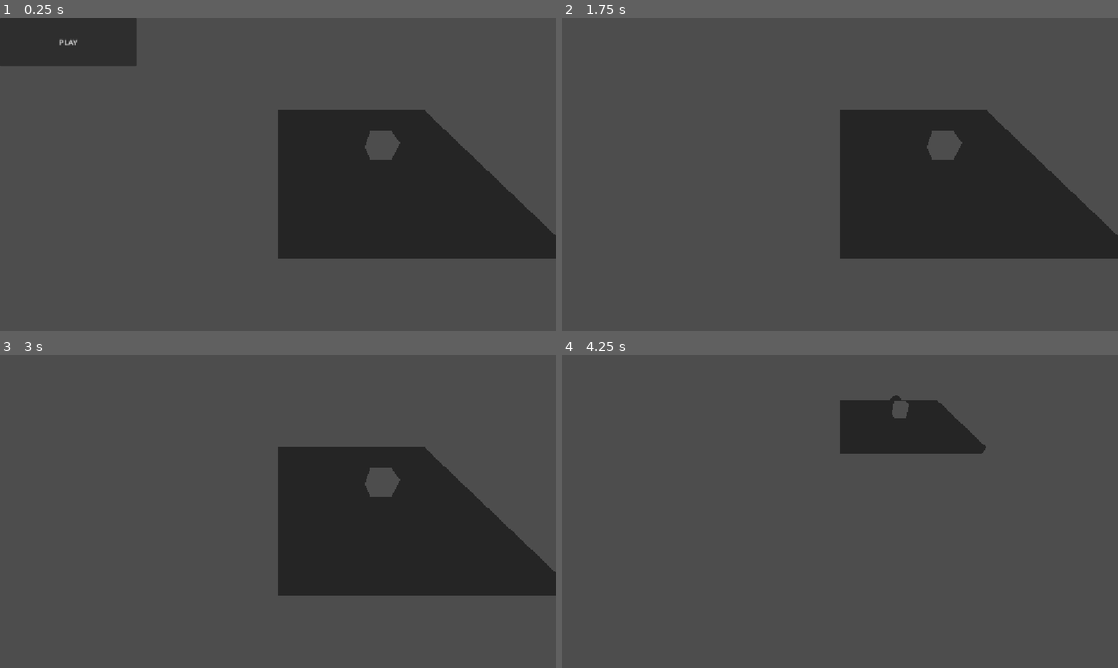
Above: before the commit, frames 1-4 (two rows, left to right).
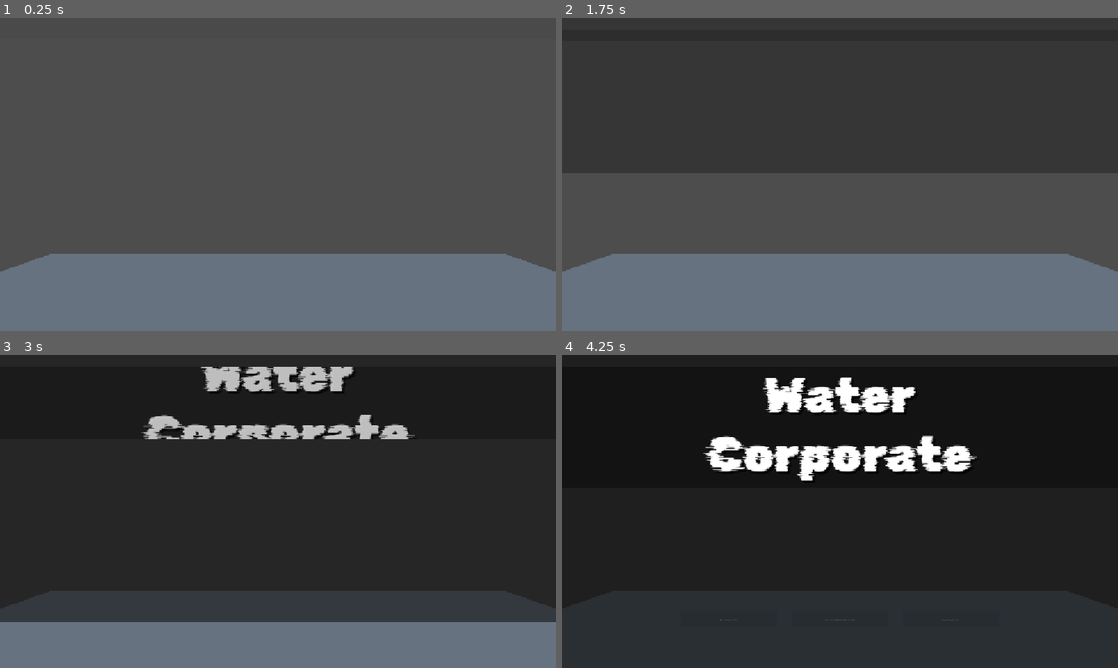
Above: after the commit, the same moments.

Repository: WolfYD3v/Water-Corporate-V2-REPOSITORY
Game: Godot game, scene res://scenes/map/map.tscn
Two runs of this game, one before a commit and one after it. Both use one fixed random seed, a clock stepped at 60 frames per second and the inputs below.
Inputs (mouse positions are in pixels of both pictures, inside the frame that each line leads up to):
- Up to frame 1 (0.25 s): no input
- Up to frame 2 (1.75 s): click (628, 43) at 0.5 s, where only the run before the commit has a clickable "PLAY"; tap Enter at 1.25 s; move the mouse to (962, 158) at 1.27 s; hold Right from 1.28 s (still down); click (962, 158) at 1.42 s
- Up to frame 3 (3 s): move the mouse to (166, 527) at 2.02 s; release Right at 2.03 s; hold Down 2.03-2.78 s; move the mouse to (333, 442) at 2.77 s; hold Right from 2.78 s (still down)
- Up to frame 4 (4.25 s): move the mouse to (812, 574) at 3.52 s; release Right at 3.53 s; hold Up from 3.53 s (still down); click (812, 574) at 3.67 s

The runs differ from the first frame. In frame 1, 46% of the frame differs, in the area x 0-100%, y 0-100%; in frame 2, 40%; in frame 3, 82%; in frame 4, 97%.

Commit message:
Main menu updated

Diff:
--- a/assets/themes/2d_menus_theme.tres
+++ b/assets/themes/2d_menus_theme.tres
@@ -1,3 +1,13 @@
-[gd_resource type="Theme" format=3 uid="uid://be0hqd80yp6ll"]
+[gd_resource type="Theme" load_steps=2 format=3 uid="uid://be0hqd80yp6ll"]
+
+[ext_resource type="FontFile" uid="uid://caosmfkg8t72b" path="res://assets/fonts/Rubik_Glitch/RubikGlitch-Regular.ttf" id="1_fwah3"]
 
 [resource]
+Label/colors/font_color = Color(1, 1, 1, 1)
+Label/colors/font_outline_color = Color(0, 0, 0, 1)
+Label/colors/font_shadow_color = Color(0, 0, 0, 0.5882353)
+Label/constants/outline_size = 5
+Label/constants/shadow_offset_x = 5
+Label/constants/shadow_offset_y = 5
+Label/font_sizes/font_size = 15
+Label/fonts/font = ExtResource("1_fwah3")
--- a/scenes/main_menu/main_menu.gd
+++ b/scenes/main_menu/main_menu.gd
@@ -1,9 +1,28 @@
 extends Control
 class_name MainMenu
+
+signal quitted
+
+@onready var animation_player: AnimationPlayer = $AnimationPlayer
+@onready var buttons: HBoxContainer = $Buttons
 
 func _ready() -> void:
 	get_tree().paused = true
 
+	hide()
+	animation_player.play("MainMenuAnims/OpenMenu")
+	show()
+
 func _on_play_button_pressed() -> void:
+	animation_player.play("MainMenuAnims/CloseMenu")
+	await animation_player.animation_finished
 	hide()
 	get_tree().paused = false
+	quitted.emit()
+
+func _on_quit_button_pressed() -> void:
+	get_tree().quit()
+
+func set_buttons_disable(value: bool) -> void:
+	for button: Button in buttons.get_children():
+		button.disabled = value
--- a/scenes/main_menu/main_menu.tscn
+++ b/scenes/main_menu/main_menu.tscn
@@ -1,10 +1,256 @@
-[gd_scene load_steps=3 format=3 uid="uid://d1absskdpac15"]
+[gd_scene load_steps=8 format=3 uid="uid://d1absskdpac15"]
 
 [ext_resource type="Theme" uid="uid://be0hqd80yp6ll" path="res://assets/themes/2d_menus_theme.tres" id="1_0ebjn"]
 [ext_resource type="Script" uid="uid://c7ugmud65b1fs" path="res://scenes/main_menu/main_menu.gd" id="1_fsom3"]
 
+[sub_resource type="Animation" id="Animation_uqeha"]
+length = 0.001
+tracks/0/type = "value"
+tracks/0/imported = false
+tracks/0/enabled = true
+tracks/0/path = NodePath(".:size")
+tracks/0/interp = 1
+tracks/0/loop_wrap = true
+tracks/0/keys = {
+"times": PackedFloat32Array(0),
+"transitions": PackedFloat32Array(1),
+"update": 0,
+"values": [Vector2(1152, 648)]
+}
+tracks/1/type = "value"
+tracks/1/imported = false
+tracks/1/enabled = true
+tracks/1/path = NodePath("BlackOverlay:color")
+tracks/1/interp = 1
+tracks/1/loop_wrap = true
+tracks/1/keys = {
+"times": PackedFloat32Array(0),
+"transitions": PackedFloat32Array(1),
+"update": 0,
+"values": [Color(0, 0, 0, 0.5882353)]
+}
+tracks/2/type = "value"
+tracks/2/imported = false
+tracks/2/enabled = true
+tracks/2/path = NodePath("Buttons:scale")
+tracks/2/interp = 1
+tracks/2/loop_wrap = true
+tracks/2/keys = {
+"times": PackedFloat32Array(0),
+"transitions": PackedFloat32Array(1),
+"update": 0,
+"values": [Vector2(1, 1)]
+}
+tracks/3/type = "value"
+tracks/3/imported = false
+tracks/3/enabled = true
+tracks/3/path = NodePath("GameNameArea:size")
+tracks/3/interp = 1
+tracks/3/loop_wrap = true
+tracks/3/keys = {
+"times": PackedFloat32Array(0),
+"transitions": PackedFloat32Array(1),
+"update": 0,
+"values": [Vector2(1152, 251)]
+}
+tracks/4/type = "value"
+tracks/4/imported = false
+tracks/4/enabled = true
+tracks/4/path = NodePath("GameNameArea:modulate")
+tracks/4/interp = 1
+tracks/4/loop_wrap = true
+tracks/4/keys = {
+"times": PackedFloat32Array(0),
+"transitions": PackedFloat32Array(1),
+"update": 0,
+"values": [Color(1, 1, 1, 1)]
+}
+tracks/5/type = "value"
+tracks/5/imported = false
+tracks/5/enabled = true
+tracks/5/path = NodePath("Buttons:modulate")
+tracks/5/interp = 1
+tracks/5/loop_wrap = true
+tracks/5/keys = {
+"times": PackedFloat32Array(0),
+"transitions": PackedFloat32Array(1),
+"update": 0,
+"values": [Color(1, 1, 1, 1)]
+}
+tracks/6/type = "value"
+tracks/6/imported = false
+tracks/6/enabled = true
+tracks/6/path = NodePath(".:modulate")
+tracks/6/interp = 1
+tracks/6/loop_wrap = true
+tracks/6/keys = {
+"times": PackedFloat32Array(0),
+"transitions": PackedFloat32Array(1),
+"update": 0,
+"values": [Color(1, 1, 1, 1)]
+}
+tracks/7/type = "value"
+tracks/7/imported = false
+tracks/7/enabled = true
+tracks/7/path = NodePath(".:scale")
+tracks/7/interp = 1
+tracks/7/loop_wrap = true
+tracks/7/keys = {
+"times": PackedFloat32Array(0),
+"transitions": PackedFloat32Array(1),
+"update": 0,
+"values": [Vector2(1, 1)]
+}
+
+[sub_resource type="AnimationLibrary" id="AnimationLibrary_wem23"]
+_data = {
+&"RESET": SubResource("Animation_uqeha")
+}
+
+[sub_resource type="Animation" id="Animation_0ebjn"]
+resource_name = "dd"
+length = 5.0
+tracks/0/type = "value"
+tracks/0/imported = false
+tracks/0/enabled = true
+tracks/0/path = NodePath(".:size")
+tracks/0/interp = 1
+tracks/0/loop_wrap = true
+tracks/0/keys = {
+"times": PackedFloat32Array(0, 3.5, 5),
+"transitions": PackedFloat32Array(1, 1, 1),
+"update": 0,
+"values": [Vector2(1152, 0), Vector2(1152, 648), Vector2(1152, 648)]
+}
+tracks/1/type = "value"
+tracks/1/imported = false
+tracks/1/enabled = true
+tracks/1/path = NodePath("BlackOverlay:color")
+tracks/1/interp = 1
+tracks/1/loop_wrap = true
+tracks/1/keys = {
+"times": PackedFloat32Array(0, 3.5, 5),
+"transitions": PackedFloat32Array(1, 1, 1),
+"update": 0,
+"values": [Color(0, 0, 0, 0), Color(0, 0, 0, 0.5882353), Color(0, 0, 0, 0.5882353)]
+}
+tracks/2/type = "value"
+tracks/2/imported = false
+tracks/2/enabled = true
+tracks/2/path = NodePath("Buttons:scale")
+tracks/2/interp = 1
+tracks/2/loop_wrap = true
+tracks/2/keys = {
+"times": PackedFloat32Array(0, 3.8, 5),
+"transitions": PackedFloat32Array(1, 1, 1),
+"update": 0,
+"values": [Vector2(1, 0.01), Vector2(1, 0.01), Vector2(1, 1)]
+}
+tracks/3/type = "value"
+tracks/3/imported = false
+tracks/3/enabled = true
+tracks/3/path = NodePath("GameNameArea:size")
+tracks/3/interp = 1
+tracks/3/loop_wrap = true
+tracks/3/keys = {
+"times": PackedFloat32Array(0, 1.5, 4, 5),
+"transitions": PackedFloat32Array(1, 1, 1, 1),
+"update": 0,
+"values": [Vector2(1152, 0), Vector2(1152, 0), Vector2(1152, 251), Vector2(1152, 251)]
+}
+tracks/4/type = "value"
+tracks/4/imported = false
+tracks/4/enabled = true
+tracks/4/path = NodePath("GameNameArea:modulate")
+tracks/4/interp = 1
+tracks/4/loop_wrap = true
+tracks/4/keys = {
+"times": PackedFloat32Array(0, 1.5, 4, 5),
+"transitions": PackedFloat32Array(1, 1, 1, 1),
+"update": 0,
+"values": [Color(1, 1, 1, 0), Color(1, 1, 1, 0.35000002), Color(1, 1, 1, 1), Color(1, 1, 1, 1)]
+}
+tracks/5/type = "value"
+tracks/5/imported = false
+tracks/5/enabled = true
+tracks/5/path = NodePath("Buttons:modulate")
+tracks/5/interp = 1
+tracks/5/loop_wrap = true
+tracks/5/keys = {
+"times": PackedFloat32Array(0, 3.8, 5),
+"transitions": PackedFloat32Array(1, 1, 1),
+"update": 0,
+"values": [Color(1, 1, 1, 0), Color(1, 1, 1, 0), Color(1, 1, 1, 1)]
+}
+tracks/6/type = "method"
+tracks/6/imported = false
+tracks/6/enabled = true
+tracks/6/path = NodePath(".")
+tracks/6/interp = 1
+tracks/6/loop_wrap = true
+tracks/6/keys = {
+"times": PackedFloat32Array(0, 5),
+"transitions": PackedFloat32Array(1, 1),
+"values": [{
+"args": [true],
+"method": &"set_buttons_disable"
+}, {
+"args": [false],
+"method": &"set_buttons_disable"
+}]
+}
+
+[sub_resource type="Animation" id="Animation_ob46e"]
+resource_name = "CloseMenu"
+length = 3.0
+tracks/0/type = "value"
+tracks/0/imported = false
+tracks/0/enabled = true
+tracks/0/path = NodePath(".:modulate")
+tracks/0/interp = 1
+tracks/0/loop_wrap = true
+tracks/0/keys = {
+"times": PackedFloat32Array(0, 3),
+"transitions": PackedFloat32Array(1, 1),
+"update": 0,
+"values": [Color(1, 1, 1, 1), Color(1, 1, 1, 0)]
+}
+tracks/1/type = "value"
+tracks/1/imported = false
+tracks/1/enabled = true
+tracks/1/path = NodePath(".:scale")
+tracks/1/interp = 1
+tracks/1/loop_wrap = true
+tracks/1/keys = {
+"times": PackedFloat32Array(0, 3),
+"transitions": PackedFloat32Array(1, 1),
+"update": 0,
+"values": [Vector2(1, 1), Vector2(1.5, 1.5)]
+}
+tracks/2/type = "method"
+tracks/2/imported = false
+tracks/2/enabled = true
+tracks/2/path = NodePath(".")
+tracks/2/interp = 1
+tracks/2/loop_wrap = true
+tracks/2/keys = {
+"times": PackedFloat32Array(0),
+"transitions": PackedFloat32Array(1),
+"values": [{
+"args": [true],
+"method": &"set_buttons_disable"
+}]
+}
+
+[sub_resource type="AnimationLibrary" id="AnimationLibrary_uqeha"]
+_data = {
+&"CloseMenu": SubResource("Animation_ob46e"),
+&"OpenMenu": SubResource("Animation_0ebjn")
+}
+
 [node name="MainMenu" type="Control"]
 process_mode = 3
+clip_contents = true
 layout_mode = 3
 anchors_preset = 15
 anchor_right = 1.0
@@ -14,16 +260,73 @@
 theme = ExtResource("1_0ebjn")
 script = ExtResource("1_fsom3")
 
-[node name="Buttons" type="VBoxContainer" parent="."]
+[node name="BlackOverlay" type="ColorRect" parent="."]
 layout_mode = 1
-anchors_preset = 9
+anchors_preset = 15
+anchor_right = 1.0
 anchor_bottom = 1.0
-offset_right = 283.0
+grow_horizontal = 2
 grow_vertical = 2
+color = Color(0, 0, 0, 0.5882353)
+
+[node name="Buttons" type="HBoxContainer" parent="."]
+clip_contents = true
+layout_mode = 1
+anchors_preset = 12
+anchor_top = 1.0
+anchor_right = 1.0
+anchor_bottom = 1.0
+offset_top = -117.0
+offset_bottom = -26.0
+grow_horizontal = 2
+grow_vertical = 0
+theme_override_constants/separation = 30
+alignment = 1
 
 [node name="PlayButton" type="Button" parent="Buttons"]
-custom_minimum_size = Vector2(0, 100)
+custom_minimum_size = Vector2(200, 0)
 layout_mode = 2
 text = "PLAY"
 
+[node name="CreditsButton" type="Button" parent="Buttons"]
+custom_minimum_size = Vector2(200, 0)
+layout_mode = 2
+text = "CREDITS"
+
+[node name="QuitButton" type="Button" parent="Buttons"]
+custom_minimum_size = Vector2(200, 0)
+layout_mode = 2
+text = "QUIT"
+
+[node name="GameNameArea" type="ColorRect" parent="."]
+clip_contents = true
+layout_mode = 1
+anchors_preset = 10
+anchor_right = 1.0
+offset_top = 25.0
+offset_bottom = 276.0
+grow_horizontal = 2
+color = Color(0, 0, 0, 0.39215687)
+
+[node name="GameNameLabel" type="Label" parent="GameNameArea"]
+layout_mode = 1
+anchors_preset = 15
+anchor_right = 1.0
+anchor_bottom = 1.0
+offset_bottom = 4.0
+grow_horizontal = 2
+grow_vertical = 2
+theme_override_constants/outline_size = 0
+theme_override_font_sizes/font_size = 100
+text = "Water
+Corporate"
+horizontal_alignment = 1
+
+[node name="AnimationPlayer" type="AnimationPlayer" parent="."]
+libraries = {
+&"": SubResource("AnimationLibrary_wem23"),
+&"MainMenuAnims": SubResource("AnimationLibrary_uqeha")
+}
+
 [connection signal="pressed" from="Buttons/PlayButton" to="." method="_on_play_button_pressed"]
+[connection signal="pressed" from="Buttons/QuitButton" to="." method="_on_quit_button_pressed"]
--- a/scenes/map/map.gd
+++ b/scenes/map/map.gd
@@ -36,6 +36,9 @@
 			try_change_room(actual_room.south_room_idx)
 			player.rotation.y = deg_to_rad(180.0)
 
+func _on_main_menu_quitted() -> void:
+	print("DEV_TIP -> Jouer dialogue ici (condition(s) pour ?)")
+
 func try_change_room(next_room_direcion_idx: int) -> void:
 	next_room_direcion_idx = clampi(next_room_direcion_idx, 0, 3)
 	if actual_room.check_if_adj_have_room(next_room_direcion_idx):
--- a/scenes/map/map.tscn
+++ b/scenes/map/map.tscn
@@ -6,6 +6,8 @@
 [ext_resource type="PackedScene" uid="uid://bcktcqjou1y8n" path="res://scenes/rooms/collection/corridor_1.tscn" id="3_ph54e"]
 
 [sub_resource type="Environment" id="Environment_a2pkv"]
+ambient_light_source = 2
+ambient_light_color = Color(0.7489836, 0.8332636, 0.92057884, 1)
 
 [sub_resource type="BoxMesh" id="BoxMesh_a2pkv"]
 
@@ -29,9 +31,11 @@
 
 [node name="Camera3D" type="Camera3D" parent="Player"]
 transform = Transform3D(1, 0, 0, 0, 1, 0, 0, 0, 1, 0, 0, -0.5)
+current = true
 
 [node name="MeshInstance3D" type="MeshInstance3D" parent="Player"]
 transform = Transform3D(1, 0, 0, 0, 1, 0, 0, 0, 1, 0, 0, -2)
+visible = false
 mesh = SubResource("SphereMesh_a2pkv")
 
 [node name="Rooms" type="Node3D" parent="."]
@@ -48,6 +52,8 @@
 transform = Transform3D(1, 0, 0, 0, 1, 0, 0, 0, 1, -10, 0, 0)
 east_room = NodePath("../BaseRoom")
 
-[node name="CanvasLayer" type="CanvasLayer" parent="."]
+[node name="GUI" type="CanvasLayer" parent="."]
 
-[node name="MainMenu" parent="CanvasLayer" instance=ExtResource("1_sxf4j")]
+[node name="MainMenu" parent="GUI" instance=ExtResource("1_sxf4j")]
+
+[connection signal="quitted" from="GUI/MainMenu" to="." method="_on_main_menu_quitted"]
--- a/scenes/rooms/base_room.tscn
+++ b/scenes/rooms/base_room.tscn
@@ -14,7 +14,7 @@
 size = Vector3(10, 0.5, 10)
 
 [node name="PlayerPositionMarker" type="Marker3D" parent="."]
-transform = Transform3D(1, 0, 0, 0, 1, 0, 0, 0, 1, 0, 1, 0)
+transform = Transform3D(1, 0, 0, 0, 1, 0, 0, 0, 1, 0, 2, 0)
 
 [node name="ChangeRoomAreas" type="Node3D" parent="."]
 
--- a/scenes/rooms/collection/corridor_1.tscn
+++ b/scenes/rooms/collection/corridor_1.tscn
@@ -1,9 +1,5 @@
-[gd_scene load_steps=3 format=3 uid="uid://bcktcqjou1y8n"]
+[gd_scene load_steps=2 format=3 uid="uid://bcktcqjou1y8n"]
 
 [ext_resource type="PackedScene" uid="uid://tqewyifqimoo" path="res://scenes/rooms/base_room.tscn" id="1_6fm3g"]
-[ext_resource type="PackedScene" uid="uid://c00pjl4qub3io" path="res://scenes/mirror/mirror.tscn" id="2_apnsc"]
 
 [node name="Corridor1" instance=ExtResource("1_6fm3g")]
-
-[node name="Mirror" parent="." index="3" instance=ExtResource("2_apnsc")]
-transform = Transform3D(1, 0, 0, 0, 1, 0, 0, 0, 1, 0, 2, -3)
Not shown, added: NOTES.txt
Not shown, added: assets/fonts/Rubik_Glitch/OFL.txt
Binary file added: assets/fonts/Rubik_Glitch/RubikGlitch-Regular.ttf
Not shown, added: assets/fonts/Rubik_Glitch/RubikGlitch-Regular.ttf.import
Not shown, removed: NOTES
Not shown, added: assets/fonts/Rubik_Glitch.zip
